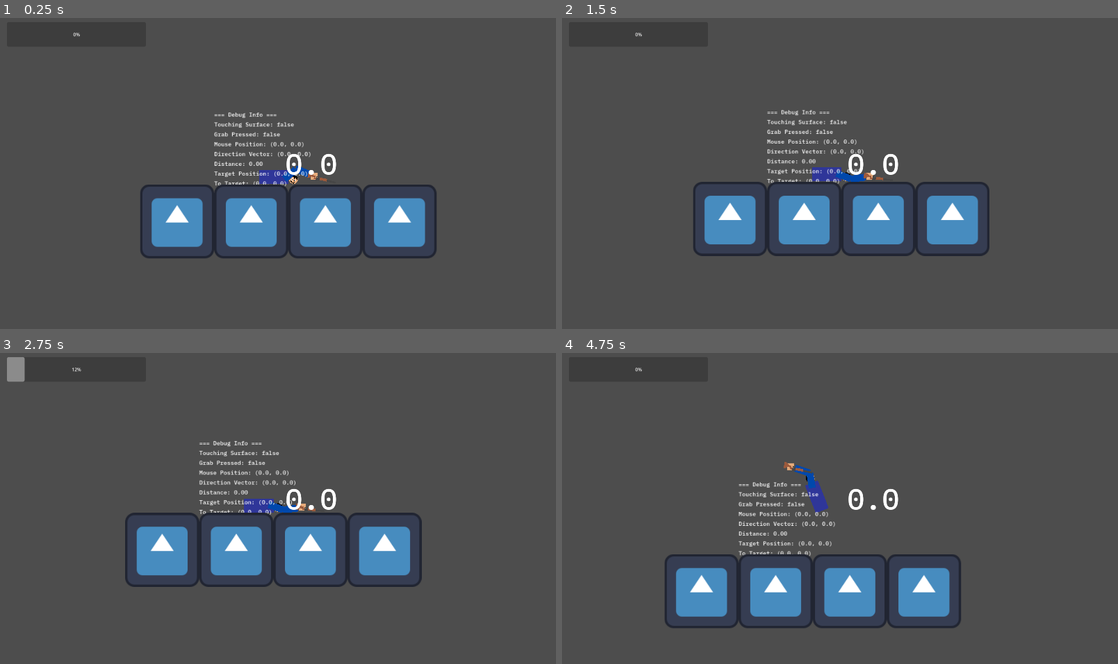
Above: before the commit, frames 1-4 (two rows, left to right).
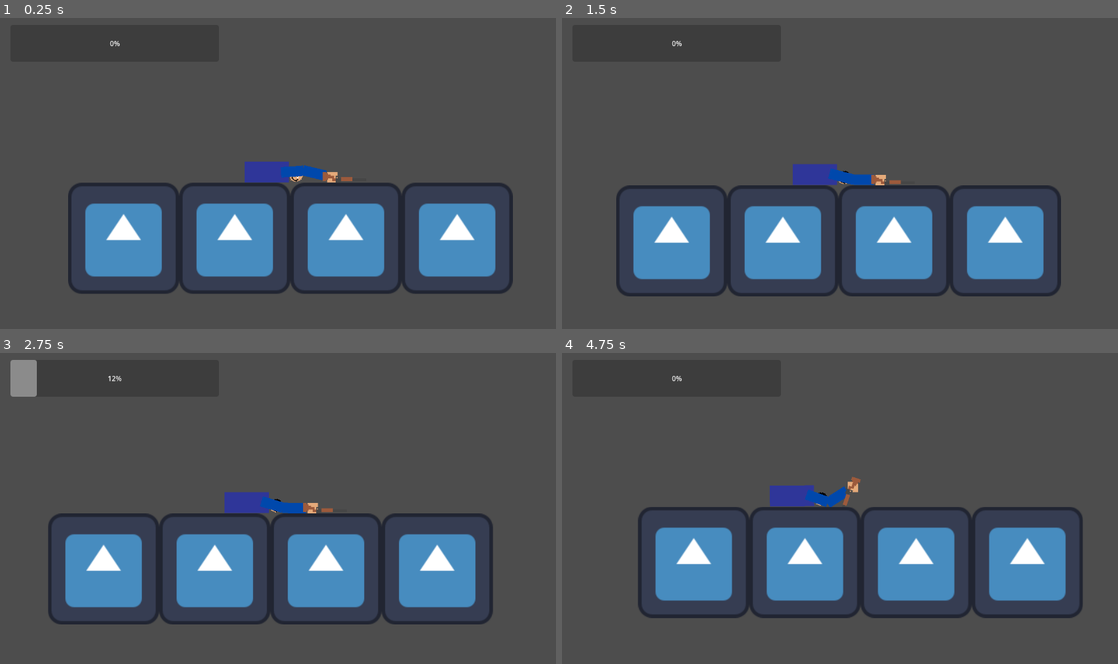
Above: after the commit, the same moments.

Repository: louisng-coder/buckshot_sisyphus
Game: Godot game, scene res://scenes/stage.tscn
The game is run twice, just before and just after one commit, with the same random seed, the same clock (stepped at 60 frames per second) and the same inputs. The engine's default icon, where the game draws it, is replaced by a stand-in: a white triangle on a blue panel in a dark square.
Inputs (mouse positions are in pixels of both pictures, inside the frame that each line leads up to):
- Up to frame 1 (0.25 s): no input
- Up to frame 2 (1.5 s): move the mouse to (962, 157) at 0.52 s; press the mouse at (962, 157) at 0.53 s; tap Shift (loop) at 0.8, 1.35 s; move the mouse to (728, 189) at 1.27 s; release the mouse at (728, 189) at 1.28 s
- Up to frame 3 (2.75 s): tap C (revert) at 1.55, 2.1 s; move the mouse to (333, 440) at 2.02 s; hold Space (shoot) from 2.03 s (still down)
- Up to frame 4 (4.75 s): move the mouse to (812, 570) at 2.77 s; release Space (shoot) at 2.78 s; tap Space (shoot) at 2.85 s; click (812, 570) at 3.05 s; move the mouse to (1006, 555) at 3.52 s; hold Right mouse button (aim) 3.53-4.28 s; tap Shift (loop) at 3.8 s; move the mouse to (673, 461) at 4.27 s; click (673, 461) at 4.35 s; tap C (revert) at 4.55 s

The runs differ from the first frame. In frame 1, 18% of the frame differs, in the area x 12-93%, y 4-89%; in frame 2, 19%, in the area x 9-90%, y 4-90%; in frame 3, 19%; in frame 4, 19%.

Commit message:
changed graphics for the clone, no longer black straight away

Diff:
--- a/project.godot
+++ b/project.godot
@@ -21,8 +21,8 @@
 
 [display]
 
-window/size/viewport_width=1920
-window/size/viewport_height=1080
+window/size/viewport_width=1280
+window/size/viewport_height=720
 window/stretch/mode="viewport"
 
 [input]
--- a/scenes/clone.tscn
+++ b/scenes/clone.tscn
@@ -1,8 +1,6 @@
-[gd_scene load_steps=3 format=3 uid="uid://ch0ojmhqb1iry"]
+[gd_scene load_steps=2 format=3 uid="uid://ch0ojmhqb1iry"]
 
 [ext_resource type="Texture2D" uid="uid://c73glw5ng7tfc" path="res://assets/head.png" id="1_ypstt"]
-
-[sub_resource type="PhysicsMaterial" id="PhysicsMaterial_onrkg"]
 
 [node name="clone" type="Node2D"]
 
@@ -60,7 +58,6 @@
 collision_layer = 4
 collision_mask = 4
 mass = 5.0
-physics_material_override = SubResource("PhysicsMaterial_onrkg")
 gravity_scale = 0.1
 freeze = true
 
--- a/scenes/player.tscn
+++ b/scenes/player.tscn
@@ -1,10 +1,7 @@
-[gd_scene load_steps=6 format=3 uid="uid://bydq8rtfu3hos"]
+[gd_scene load_steps=5 format=3 uid="uid://bydq8rtfu3hos"]
 
 [ext_resource type="Script" uid="uid://dybaqxm0lv8k2" path="res://scripts/hand.gd" id="2_onrkg"]
 [ext_resource type="Texture2D" uid="uid://c73glw5ng7tfc" path="res://assets/head.png" id="3_qhqgy"]
-
-[sub_resource type="PhysicsMaterial" id="PhysicsMaterial_qhqgy"]
-bounce = 0.2
 
 [sub_resource type="PhysicsMaterial" id="PhysicsMaterial_onrkg"]
 
@@ -14,7 +11,6 @@
 
 [node name="Body" type="RigidBody2D" parent="."]
 mass = 30.0
-physics_material_override = SubResource("PhysicsMaterial_qhqgy")
 
 [node name="CollisionPolygon2D" type="CollisionPolygon2D" parent="Body"]
 position = Vector2(-9.53674e-07, 0)
--- /dev/null
+++ b/scenes/player_area.gd
@@ -0,0 +1,11 @@
+extends Area2D
+
+var overlap_count := 0
+
+func _on_body_entered(body: Node2D) -> void:
+	overlap_count += 1
+	GlobalVariables.in_spawn_area = overlap_count > 0
+
+func _on_body_exited(body: Node2D) -> void:
+	overlap_count = max(overlap_count - 1, 0)
+	GlobalVariables.in_spawn_area = overlap_count > 0
--- a/scenes/progress_bar.gd
+++ /dev/null
@@ -1,4 +0,0 @@
-extends ProgressBar
-
-func _process(delta: float) -> void:
-	value = GlobalVariables.bar_value
--- a/scenes/shotgun.tscn
+++ b/scenes/shotgun.tscn
@@ -22,9 +22,3 @@
 scale = Vector2(0.2, 0.01)
 node_a = NodePath("..")
 node_b = NodePath("../../hand")
-
-[node name="CollisionPolygon2D" type="CollisionPolygon2D" parent="."]
-position = Vector2(8, 0)
-rotation = -3.14159
-scale = Vector2(1, 1.5)
-polygon = PackedVector2Array(3.5, -6.2, 2, -5.8, 2, -4.9, -2.2, -4, -32, -4, -32, 0, 0, 0, 0, 2, 9.7, 2, 14.7, 5, 20, 5, 20, -4, 14.6, -4, 12.6, -2, 9, -2, 9, -4, 4.6, -4)
--- a/scenes/stage.tscn
+++ b/scenes/stage.tscn
@@ -3,10 +3,9 @@
 [ext_resource type="Texture2D" uid="uid://3hqnqonsm75c" path="res://assets/icon.svg" id="1_6eo5e"]
 [ext_resource type="PackedScene" uid="uid://bydq8rtfu3hos" path="res://scenes/player.tscn" id="2_aees8"]
 [ext_resource type="FontFile" uid="uid://nq1yee636tjn" path="res://assets/IBMPlexMono-Medium.ttf" id="3_6c5u0"]
-[ext_resource type="Script" path="res://scripts/variables(testing).gd" id="3_rnkuw"]
+[ext_resource type="Script" uid="uid://bx7htk6s7vwoa" path="res://scripts/variables(testing).gd" id="3_rnkuw"]
 [ext_resource type="Texture2D" uid="uid://b6yw03p6q1rh3" path="res://assets/icon (1).jpg" id="4_vcsse"]
-[ext_resource type="Script" uid="uid://n5yu04o1kbs4" path="res://scenes/progress_bar.gd" id="6_2so7o"]
-[ext_resource type="Script" uid="uid://cp6vntibvh1on" path="res://scenes/time.gd" id="7_st0q7"]
+[ext_resource type="Script" uid="uid://b0ebq1kcy4qi2" path="res://scenes/player_area.gd" id="6_2so7o"]
 
 [sub_resource type="TileSetAtlasSource" id="TileSetAtlasSource_2so7o"]
 texture = ExtResource("4_vcsse")
@@ -26,12 +25,20 @@
 sources/0 = SubResource("TileSetAtlasSource_2so7o")
 sources/1 = SubResource("TileSetAtlasSource_st0q7")
 
+[sub_resource type="GDScript" id="GDScript_vcsse"]
+script/source = "extends ProgressBar
+
+func _process(delta: float) -> void:
+	value = GlobalVariables.bar_value
+"
+
 [node name="Stage" type="Node2D"]
 
 [node name="root of player" parent="." instance=ExtResource("2_aees8")]
-position = Vector2(100, 100)
+position = Vector2(100, 114)
 
 [node name="Variables" type="Label" parent="."]
+visible = false
 offset_right = 40.0
 offset_bottom = 23.0
 theme_override_fonts/font = ExtResource("3_6c5u0")
@@ -56,15 +63,16 @@
 offset_right = 504.0
 offset_bottom = 104.0
 max_value = 1.0
+script = SubResource("GDScript_vcsse")
+
+[node name="spawn_area" type="Area2D" parent="."]
+position = Vector2(100, 102)
+scale = Vector2(2, 2)
 script = ExtResource("6_2so7o")
 
-[node name="time" type="Label" parent="CanvasLayer/Control"]
-layout_mode = 0
-offset_left = 985.0
-offset_top = 443.0
-offset_right = 1102.0
-offset_bottom = 597.0
-theme_override_fonts/font = ExtResource("3_6c5u0")
-theme_override_font_sizes/font_size = 100
-text = "1"
-script = ExtResource("7_st0q7")
+[node name="CollisionPolygon2D" type="CollisionPolygon2D" parent="spawn_area"]
+build_mode = 1
+polygon = PackedVector2Array(-25, -12, -25, 12, 26, 12, 26, 6, 83, 6, 83, -6, 26, -6, 26, -12)
+
+[connection signal="body_entered" from="spawn_area" to="spawn_area" method="_on_body_entered"]
+[connection signal="body_exited" from="spawn_area" to="spawn_area" method="_on_body_exited"]
--- a/scenes/time.gd
+++ /dev/null
@@ -1,4 +0,0 @@
-extends Label
-
-func _process(delta: float) -> void:
-	text = String.num(GlobalVariables.timer_value, 2)
--- a/scripts/global_variables.gd
+++ b/scripts/global_variables.gd
@@ -16,3 +16,4 @@
 var grab_pressed: bool = false
 var bar_value
 var timer_value
+var in_spawn_area = false
--- a/scripts/hand.gd
+++ b/scripts/hand.gd
@@ -5,16 +5,14 @@
 @export var max_reach: float = 60.0
 @export var dead_zone: float = 10.0
 
-@export var spawn_position: Vector2 = Vector2(100, 100)
 @onready var player_root = get_parent()
-@onready var shoulder   = get_parent().get_node("Body/shoulder")
-@onready var body       = get_parent().get_node("Body")
-@onready var upper_arm  = get_parent().get_node("upperarm")
-@onready var forearm    = get_parent().get_node("forearm")
-@onready var hand       = get_parent().get_node("hand")
-@onready var head       = get_parent().get_node("head")
-@onready var camera     = get_parent().get_node("Body/Camera2D")
-@onready var loop_timer = get_parent().get_node("loop_timer") as Timer
+@onready var shoulder   = player_root.get_node("Body/shoulder")
+@onready var body       = player_root.get_node("Body")
+@onready var upper_arm  = player_root.get_node("upperarm")
+@onready var forearm    = player_root.get_node("forearm")
+@onready var hand       = player_root.get_node("hand")
+@onready var head       = player_root.get_node("head")
+@onready var camera     = player_root.get_node("Body/Camera2D")
 
 var CloneScene   = preload("res://scenes/clone.tscn")
 var ShotgunScene = preload("res://scenes/shotgun.tscn")
@@ -23,25 +21,22 @@
 var touching_surface = false
 var clones := []
 
-const OFFSET_MULTIPLIER   = 400.0
-const CAMERA_LERP_SPEED   = 4.0
-const MAX_FORCE		   = 90000.0
-const CHARGE_RATE		 = 300000.0
+const OFFSET_MULTIPLIER = 400.0
+const CAMERA_LERP_SPEED = 4.0
+const MAX_FORCE         = 90000.0
+const CHARGE_RATE       = 300000.0
 
 var charge_force := 0.0
 var is_charging := false
 
-# store original poses
+# store original poses for reset
 var original_positions = {}
 var original_rotations = {}
 
 func _ready():
-	# 1) connect timer
-	loop_timer.one_shot = true
-	loop_timer.timeout.connect(_on_loop_timeout)
-	# 2) attach shotgun
+	# attach shotgun
 	call_deferred("_attach_shotgun")
-	# 3) record each part's original global position & rotation
+	# record original poses
 	for part in [body, shoulder, upper_arm, forearm, hand, head]:
 		original_positions[part] = part.global_position
 		original_rotations[part] = part.global_rotation
@@ -54,17 +49,19 @@
 	joint.node_b = hand.get_path()
 
 func _physics_process(delta: float) -> void:
-	# bar
+	# update UI bars
 	GlobalVariables.bar_value = charge_force / MAX_FORCE
-	GlobalVariables.timer_value = loop_timer.time_left
+	print(GlobalVariables.in_spawn_area)
 
+	# revert last corpse
 	if Input.is_action_just_pressed("revert") and clones.size() > 0:
 		var clone = clones.pop_back()
 		clone.queue_free()
 
-	# — Movement spring + damping —
+	# movement spring + damping
 	apply_central_force(-linear_velocity * damping * 0.2)
 
+	# grab movement
 	if Input.is_action_pressed("grab"):
 		var mpos = get_global_mouse_position()
 		var dir = mpos - shoulder.global_position
@@ -76,9 +73,9 @@
 			var force = (target - global_position) * spring_strength
 			apply_central_force(force)
 			if touching_surface:
-				body.apply_central_force(-force )
+				body.apply_central_force(-force)
 
-	# — Shotgun charge + recoil —
+	# shotgun charge + recoil
 	if Input.is_action_pressed("shoot"):
 		is_charging = true
 		charge_force = clamp(charge_force + CHARGE_RATE * delta, 0, MAX_FORCE)
@@ -89,16 +86,15 @@
 		var dir = shotgun_object.actual_direction.normalized()
 		body.apply_impulse(-dir * charge_force)
 		charge_force = 0.0
-		loop_timer.start(5.0)
 
-	# — Manual loop —
-	if Input.is_action_just_pressed("loop") and loop_timer.time_left > 0:
+	# manual loop: only if not in spawn area
+	if Input.is_action_just_pressed("loop") and not GlobalVariables.in_spawn_area:
 		perform_loop()
 
-	# — Camera lerp —
-	var mpos = get_global_mouse_position()
+	# camera lerp
+	var mpos2 = get_global_mouse_position()
 	var vp   = get_viewport().get_visible_rect().size
-	var offset = (mpos - global_position) / vp * OFFSET_MULTIPLIER
+	var offset = (mpos2 - global_position) / vp * OFFSET_MULTIPLIER
 	camera.offset = camera.offset.lerp(-offset, delta * CAMERA_LERP_SPEED)
 
 var surface_touch_count := 0
@@ -111,29 +107,22 @@
 	surface_touch_count = max(surface_touch_count - 1, 0)
 	touching_surface = surface_touch_count > 0
 
-
-func _on_loop_timeout():
-	perform_loop()
 func perform_loop():
-	# 0) stop timer (one-shot only)
-	if not loop_timer.is_stopped():
-		loop_timer.stop()
-
-	# 1) spawn corpse clone
+	# spawn corpse clone
 	var c = CloneScene.instantiate()
 	get_tree().current_scene.add_child(c)
 	c.global_position = hand.global_position
 	clones.append(c)
 
-	# Apply tints
-	var max_clones = 15.0
+
+# apply tints
+	var base_brightness := 1.0
+	var decrement := 0.05
+
 	for idx in clones.size():
 		var corpse = clones[idx]
-		# compute strength: 0 at idx=0 (oldest), 1 at idx=max-1 (newest)
-		var strength = clamp(float(idx) / (max_clones - 1.0), 0.0, 1.0)
-		var tint = Color(strength, strength, strength)  # grayscale: black→white
-
-		# apply tint to every CanvasItem under this corpse
+		var strength = max(base_brightness - idx * decrement, 0.0)
+		var tint = Color(strength, strength, strength)
 		for child in corpse.get_children():
 			if child is CanvasItem:
 				child.modulate = tint
@@ -141,15 +130,9 @@
 				if sub is CanvasItem:
 					sub.modulate = tint
 
-	# 2) sync & fully static each part on the clone
-	var part_paths = [
-		"Body",			 # torso
-		"Body/shoulder",	# shoulder
-		"upperarm",		 # siblings on player_root
-		"forearm",
-		"hand",
-		"head"
-	]
+
+	# sync & freeze each part on the clone
+	var part_paths = ["Body", "Body/shoulder", "upperarm", "forearm", "hand", "head"]
 	for path in part_paths:
 		var src = player_root.get_node(path)
 		var dst = c.get_node(path)
@@ -164,46 +147,21 @@
 			if shape:
 				shape.disabled = false
 
-	# 3) auto-push the corpse up if it overlaps the player
-	var space_state = get_world_2d().direct_space_state
-	var step_size := 2.0
-	var max_attempts := 50
-	var attempts := 0
-	var overlap := true
-	while overlap and attempts < max_attempts:
-		overlap = false
-		# check every limb for collision with player (layers 1-4)
-		for path in part_paths:
-			var dst = c.get_node(path)
-			if dst is RigidBody2D:
-				var shape = dst.get_node_or_null("CollisionShape2D")
-				if shape and shape.shape:
-					var params = PhysicsShapeQueryParameters2D.new()
-					params.shape = shape.shape
-					params.transform = dst.get_global_transform()
-					params.collision_mask = 1 | 2 | 3 | 4
-					var result = space_state.intersect_shape(params, 1)
-					if result.size() > 0:
-						overlap = true
-						break
-		if overlap:
-			# shift all parts up by step_size
-			for path in part_paths:
-				c.get_node(path).global_position.y -= step_size
-			attempts += 1
-
-	# 4) clone the shotgun under the clone’s hand and freeze it
+	# clone and freeze the shotgun on corpse
 	var sg = ShotgunScene.instantiate()
 	c.get_node("hand").add_child(sg)
-	sg.global_position = shotgun_object.global_position
-	sg.global_rotation = shotgun_object.global_rotation
+
+	# copy position, rotation AND scale in one go
+	sg.global_transform = shotgun_object.global_transform
+
 	if sg is RigidBody2D:
 		sg.freeze = true
 		sg.freeze_mode = RigidBody2D.FREEZE_MODE_STATIC
 		sg.collision_layer = 1 | 2 | 3 | 4
 		sg.collision_mask  = 1 | 2 | 3 | 4
 
-	# 5) restore every live part back to its original recorded pose
+
+	# reset live parts to original pose
 	for part in [body, shoulder, upper_arm, forearm, hand, head]:
 		part.global_position = original_positions[part]
 		part.global_rotation = original_rotations[part]
@@ -211,6 +169,6 @@
 			part.linear_velocity  = Vector2.ZERO
 			part.angular_velocity = 0.0
 
-	# 6) snap the live shotgun back into your hand
+	# snap shotgun back
 	shotgun_object.global_position = hand.global_position
 	shotgun_object.global_rotation = hand.global_rotation
Not shown, added: export_presets.cfg
Not shown, added: scenes/player_area.gd.uid
Not shown, removed: scenes/progress_bar.gd.uid
Not shown, removed: scenes/time.gd.uid
